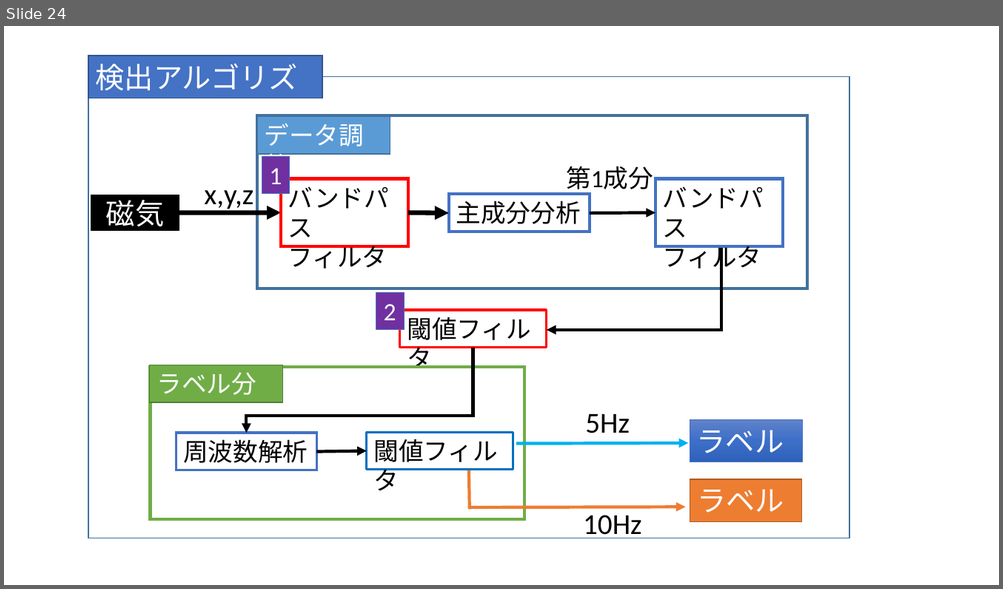
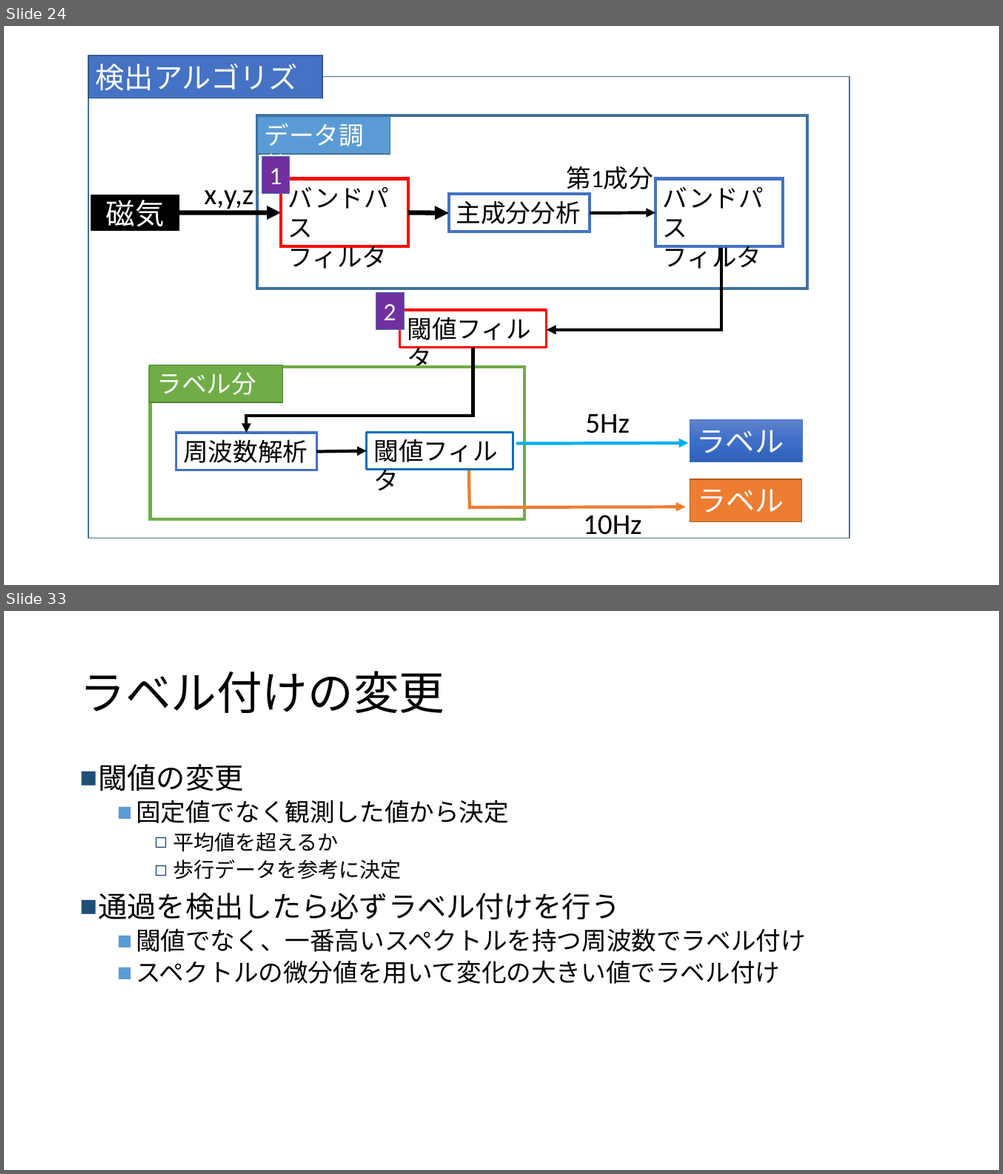
Before and after one commit to sen0810/src, a slide deck: ppt/中間発表用資料.pptx. Shown one above the other, each under a label of ours: slide 24 before the commit, slides 24 and 33 after it; the slides between them are not shown. The pictures are 1003x589 and 1003x1174 pixels, drawn with LibreOffice and Linux fonts; fonts in the diff are those of the drawing. Boxes give left, top, right and bottom in pixels: in the first picture for what was removed or moved away, otherwise in the second. Text is boxed around its words. In the diff, an @@ line names an element or a change of style, - is before the commit and + after.

```diff
--- a/ppt/中間発表用資料.pptx
+++ b/ppt/中間発表用資料.pptx
@@ slide 33 added at [4, 611, 999, 1170], background #FFFFFF @@
@@ title added at [79, 671, 444, 713], 44 pt, text #000000 @@
+ラベル付けの変更
@@ text added at [99, 764, 805, 984], 24 pt, text #000000 @@
+■ 閾値の変更
+  ■ 固定値でなく観測した値から決定
+    ◻ 平均値を超えるか
+    ◻ 歩行データを参考に決定
+■ 通過を検出したら必ずラベル付けを行う
+  ■ 閾値でなく、一番高いスペクトルを持つ周波数でラベル付け
+  ■ スペクトルの微分値を用いて変化の大きい値でラベル付け
```
Also in this commit, not shown: 4 slides changed, 6 other slides added.
